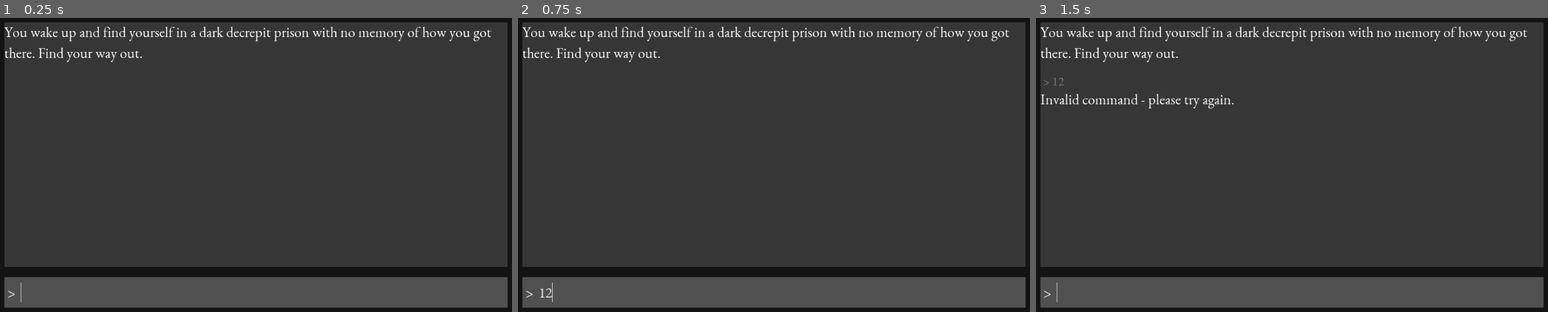
Above: before the commit, frames 1-3 (left to right).
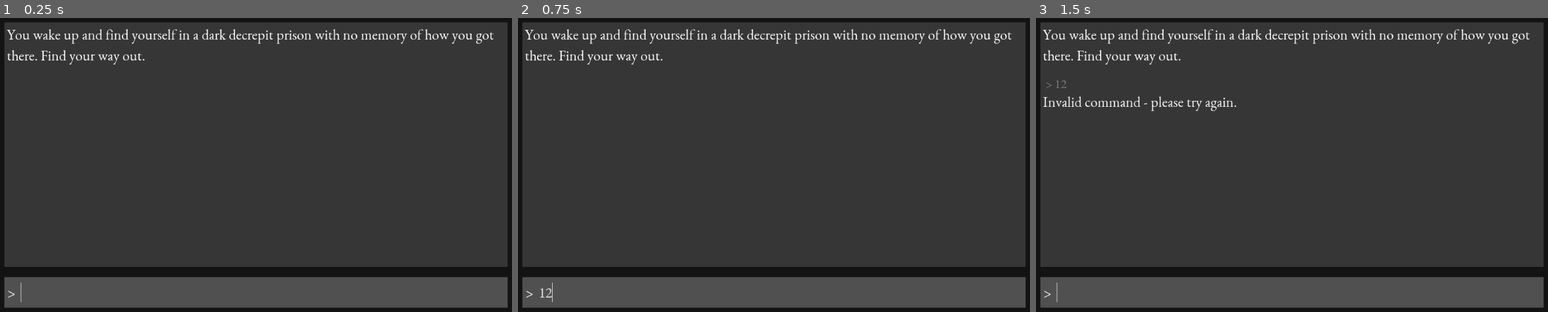
Above: after the commit, the same moments.

Repository: philipuriarte/Godot-Retro-Text-Adventure-Tutorial
Game: Godot game, scene res://scenes/game.tscn
Same seed, same stepped clock (60 frames per second), same inputs: the game is played once before the commit and once after it.
Inputs (mouse positions are in pixels of both pictures, inside the frame that each line leads up to):
- Up to frame 1 (0.25 s): no input
- Up to frame 2 (0.75 s): click (784, 291) at 0.52 s; type "12" at 0.6 s
- Up to frame 3 (1.5 s): tap Enter at 1.25 s

The runs differ from the first frame. In frame 1, 2.4% of the frame differs, in the area x 0-97%, y 2-16%; in frame 2, 2.4%; in frame 3, 3.1%, in the area x 0-97%, y 2-32%.

Commit message:
Set new MarginContainer top, right, left margin to 5

Diff:
--- a/scenes/game.tscn
+++ b/scenes/game.tscn
@@ -56,17 +56,22 @@
 [node name="MarginContainer" type="MarginContainer" parent="Background/MarginContainer/Rows/GameInfo"]
 margin_right = 984.0
 margin_bottom = 480.0
+custom_constants/margin_right = 5
+custom_constants/margin_top = 5
+custom_constants/margin_left = 5
 
 [node name="ScrollContainer" type="ScrollContainer" parent="Background/MarginContainer/Rows/GameInfo/MarginContainer"]
 unique_name_in_owner = true
-margin_right = 984.0
+margin_left = 5.0
+margin_top = 5.0
+margin_right = 979.0
 margin_bottom = 480.0
 scroll_horizontal_enabled = false
 
 [node name="HistoryRows" type="VBoxContainer" parent="Background/MarginContainer/Rows/GameInfo/MarginContainer/ScrollContainer"]
 unique_name_in_owner = true
-margin_right = 984.0
-margin_bottom = 480.0
+margin_right = 974.0
+margin_bottom = 475.0
 size_flags_horizontal = 3
 size_flags_vertical = 3
 custom_constants/separation = 20
